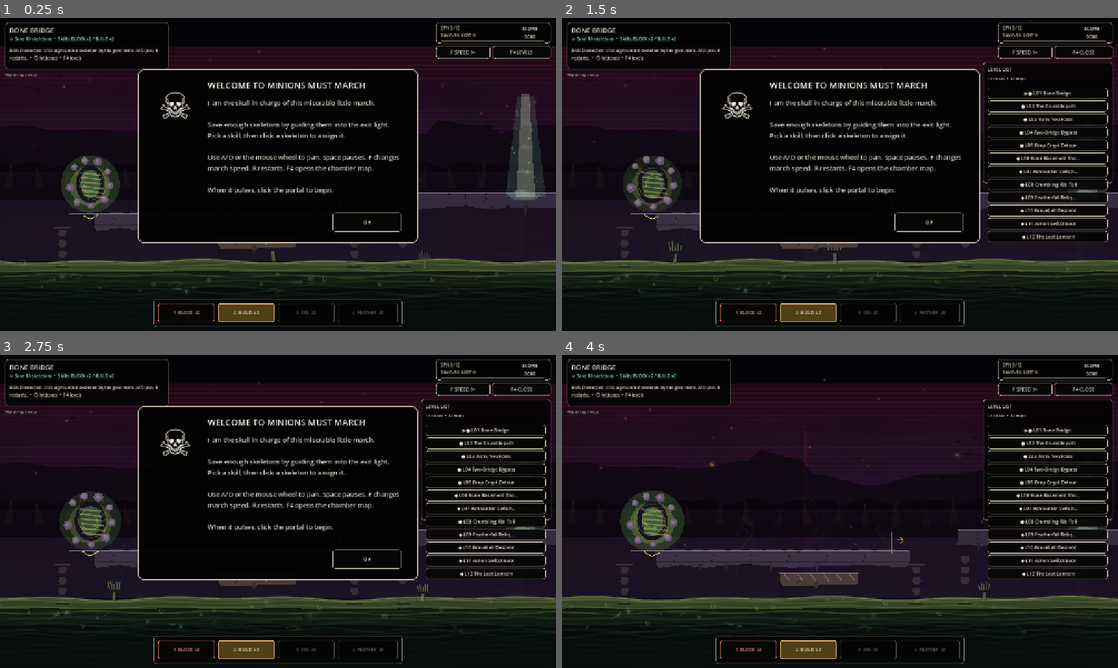
Above: before the commit, frames 1-4 (two rows, left to right).
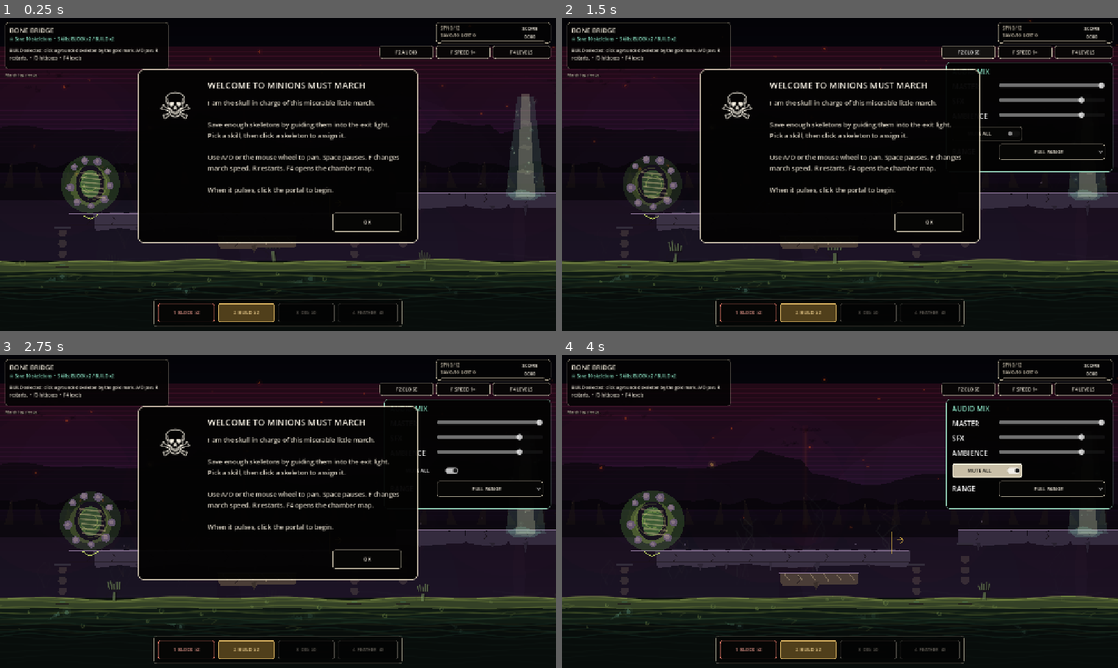
Above: after the commit, the same moments.

Repository: pwshfan1980h/minions-must-march
Game: Godot game, scene res://scenes/GameRoot.tscn
Two runs of this game, one before a commit and one after it. Both use one fixed random seed, a clock stepped at 60 frames per second and the inputs below. Sound files missing from this copy of the repository are replaced by a short silence.
Inputs (mouse positions are in pixels of both pictures, inside the frame that each line leads up to):
- Up to frame 1 (0.25 s): no input
- Up to frame 2 (1.5 s): click "F4 LEVELS" at 0.5 s; click (967, 52) at 1.25 s, where only the run after the commit has a clickable "F2 AUDIO"
- Up to frame 3 (2.75 s): click (422, 470) at 2 s, where only the run after the commit has a clickable "MUTE ALL"
- Up to frame 4 (4 s): click (1051, 489) at 2.75 s, where only the run after the commit has a clickable "FULL RANGE"; click "OK" at 3.5 s

The runs differ from the first frame. In frame 1, 0.4% of the frame differs, in the area x 68-78%, y 8-14%; in frame 2, 6.3%; in frame 3, 6.5%; in frame 4, 8.2%, in the area x 68-99%, y 8-72%.

Commit message:
Add persistent audio settings

Diff:
--- a/scenes/ui/GameUI.tscn
+++ b/scenes/ui/GameUI.tscn
@@ -79,6 +79,14 @@
 tooltip_text = "March speed: 1× (F cycles)"
 text = "F SPEED 1×"
 
+[node name="SettingsButton" type="Button" parent="."]
+offset_left = 874.0
+offset_top = 64.0
+offset_right = 998.0
+offset_bottom = 94.0
+focus_mode = 0
+text = "F2 AUDIO"
+
 [node name="LevelListToggleButton" type="Button" parent="."]
 offset_left = 1134.0
 offset_top = 64.0
@@ -86,6 +94,90 @@
 offset_bottom = 94.0
 focus_mode = 0
 text = "F4 LEVELS"
+
+[node name="SettingsPanel" type="Panel" parent="."]
+visible = false
+offset_left = 884.0
+offset_top = 102.0
+offset_right = 1268.0
+offset_bottom = 354.0
+
+[node name="SettingsTitle" type="Label" parent="SettingsPanel"]
+offset_left = 14.0
+offset_top = 10.0
+offset_right = 370.0
+offset_bottom = 32.0
+text = "AUDIO MIX"
+
+[node name="MasterLabel" type="Label" parent="SettingsPanel"]
+offset_left = 14.0
+offset_top = 44.0
+offset_right = 118.0
+offset_bottom = 64.0
+text = "MASTER"
+
+[node name="MasterSlider" type="HSlider" parent="SettingsPanel"]
+offset_left = 122.0
+offset_top = 42.0
+offset_right = 366.0
+offset_bottom = 64.0
+min_value = -30.0
+max_value = 0.0
+step = 1.0
+
+[node name="SfxLabel" type="Label" parent="SettingsPanel"]
+offset_left = 14.0
+offset_top = 78.0
+offset_right = 118.0
+offset_bottom = 98.0
+text = "SFX"
+
+[node name="SfxSlider" type="HSlider" parent="SettingsPanel"]
+offset_left = 122.0
+offset_top = 76.0
+offset_right = 366.0
+offset_bottom = 98.0
+min_value = -24.0
+max_value = 6.0
+step = 1.0
+
+[node name="AmbienceLabel" type="Label" parent="SettingsPanel"]
+offset_left = 14.0
+offset_top = 112.0
+offset_right = 118.0
+offset_bottom = 132.0
+text = "AMBIENCE"
+
+[node name="AmbienceSlider" type="HSlider" parent="SettingsPanel"]
+offset_left = 122.0
+offset_top = 110.0
+offset_right = 366.0
+offset_bottom = 132.0
+min_value = -24.0
+max_value = 6.0
+step = 1.0
+
+[node name="MuteCheck" type="CheckButton" parent="SettingsPanel"]
+offset_left = 14.0
+offset_top = 148.0
+offset_right = 176.0
+offset_bottom = 180.0
+focus_mode = 0
+text = "MUTE ALL"
+
+[node name="RangeLabel" type="Label" parent="SettingsPanel"]
+offset_left = 14.0
+offset_top = 194.0
+offset_right = 118.0
+offset_bottom = 216.0
+text = "RANGE"
+
+[node name="RangeOption" type="OptionButton" parent="SettingsPanel"]
+offset_left = 122.0
+offset_top = 188.0
+offset_right = 366.0
+offset_bottom = 224.0
+focus_mode = 0
 
 [node name="SkillDock" type="Panel" parent="."]
 offset_left = 354.0
--- a/scripts/audio/sfx_player.gd
+++ b/scripts/audio/sfx_player.gd
@@ -71,6 +71,13 @@
 var _ambience_player: AudioStreamPlayer
 var _ambience_tween: Tween
 var _biome_profile := ""
+var _mix_settings := {
+	"master_db": 0.0,
+	"sfx_db": 0.0,
+	"ambience_db": 0.0,
+	"muted": false,
+	"dynamic_range": "full",
+}
 
 func _ready() -> void:
 	_rng.randomize()
@@ -131,6 +138,21 @@
 		AudioServer.set_bus_name(index, bus_name)
 	AudioServer.set_bus_volume_db(index, volume_db)
 
+func apply_mix_settings(settings: Dictionary) -> void:
+	for key in _mix_settings.keys():
+		if settings.has(key):
+			_mix_settings[key] = settings[key]
+	var night_mode := String(_mix_settings["dynamic_range"]) == "night"
+	var master_index := AudioServer.get_bus_index("Master")
+	var world_index := AudioServer.get_bus_index("World SFX")
+	var ui_index := AudioServer.get_bus_index("UI SFX")
+	var ambience_index := AudioServer.get_bus_index("Ambience")
+	AudioServer.set_bus_mute(master_index, bool(_mix_settings["muted"]))
+	AudioServer.set_bus_volume_db(master_index, float(_mix_settings["master_db"]))
+	AudioServer.set_bus_volume_db(world_index, (-5.0 if night_mode else -1.5) + float(_mix_settings["sfx_db"]))
+	AudioServer.set_bus_volume_db(ui_index, (-5.0 if night_mode else -3.0) + float(_mix_settings["sfx_db"]))
+	AudioServer.set_bus_volume_db(ambience_index, (-2.0 if night_mode else -4.0) + float(_mix_settings["ambience_db"]))
+
 func set_biome_profile(profile: String) -> void:
 	if DisplayServer.get_name() == "headless":
 		return
--- a/scripts/core/game_root.gd
+++ b/scripts/core/game_root.gd
@@ -34,7 +34,9 @@
 	game_ui.pause_toggled.connect(_toggle_pause_inspect)
 	game_ui.speed_requested.connect(_set_march_speed)
 	game_ui.job_selected.connect(_on_job_selected)
+	game_ui.audio_settings_changed.connect(sfx.apply_mix_settings)
 	sfx.set_biome_profile(String(LevelState.config().get("biome", "crypt")))
+	sfx.apply_mix_settings(game_ui.get_audio_settings())
 	game_ui.update_stats(level_controller.get_stats())
 	_maybe_capture_screenshot()
 
--- a/scripts/tools/capture_campaign_level.gd
+++ b/scripts/tools/capture_campaign_level.gd
@@ -15,3 +15,5 @@
 	await process_frame
 	game_root.get_node("GameUI/TutorialPopup").hide()
 	game_root.get_node("LevelController/MinionRoot").start_spawning()
+	if OS.get_environment("MMM_CAPTURE_SETTINGS") == "1":
+		game_root.get_node("GameUI").call("_toggle_audio_settings")
--- a/scripts/ui/game_ui.gd
+++ b/scripts/ui/game_ui.gd
@@ -7,6 +7,7 @@
 signal level_selected(level_number: int)
 signal pause_toggled
 signal speed_requested(multiplier: float)
+signal audio_settings_changed(settings: Dictionary)
 
 @onready var job_bar: Panel = $JobBar
 @onready var mission_label: Label = $JobBar/MissionLabel
@@ -19,6 +20,18 @@
 @onready var rescue_progress: ProgressBar = $StatsPanel/RescueProgress
 @onready var level_list_toggle_button: Button = $LevelListToggleButton
 @onready var speed_button: Button = $SpeedButton
+@onready var settings_button: Button = $SettingsButton
+@onready var settings_panel: Panel = $SettingsPanel
+@onready var settings_title: Label = $SettingsPanel/SettingsTitle
+@onready var master_label: Label = $SettingsPanel/MasterLabel
+@onready var master_slider: HSlider = $SettingsPanel/MasterSlider
+@onready var sfx_label: Label = $SettingsPanel/SfxLabel
+@onready var sfx_slider: HSlider = $SettingsPanel/SfxSlider
+@onready var ambience_label: Label = $SettingsPanel/AmbienceLabel
+@onready var ambience_slider: HSlider = $SettingsPanel/AmbienceSlider
+@onready var mute_check: CheckButton = $SettingsPanel/MuteCheck
+@onready var range_label: Label = $SettingsPanel/RangeLabel
+@onready var range_option: OptionButton = $SettingsPanel/RangeOption
 @onready var skill_dock: Panel = $SkillDock
 @onready var chamber_map: Panel = $ChamberMap
 @onready var chamber_title: Label = $ChamberMap/ChamberTitle
@@ -55,6 +68,13 @@
 var _march_speed := 1
 var _feedback_flash: ColorRect
 var _feedback_tween: Tween
+var _audio_settings := {
+	"master_db": 0.0,
+	"sfx_db": 0.0,
+	"ambience_db": 0.0,
+	"muted": false,
+	"dynamic_range": "full",
+}
 static var tutorial_seen_this_session := false
 
 const COLOR_BONE := Color("f1eadb")
@@ -79,13 +99,16 @@
 	featherfall_button.pressed.connect(_select_featherfall)
 	level_list_toggle_button.pressed.connect(_toggle_level_list)
 	speed_button.pressed.connect(_cycle_march_speed)
+	settings_button.pressed.connect(_toggle_audio_settings)
 	tutorial_ok_button.pressed.connect(_dismiss_tutorial_popup)
+	_configure_audio_settings()
 	if tutorial_seen_this_session:
 		tutorial_popup.hide()
 	else:
 		tutorial_popup.show()
 		tutorial_seen_this_session = true
 	chamber_map.hide()
+	settings_panel.hide()
 	_populate_chamber_map()
 	_update_event_log()
 	_update_job_buttons()
@@ -290,6 +313,8 @@
 			pause_toggled.emit()
 		elif event.keycode == KEY_F4:
 			_toggle_level_list()
+		elif event.keycode == KEY_F2:
+			_toggle_audio_settings()
 		elif event.keycode == KEY_F:
 			_cycle_march_speed()
 
@@ -298,7 +323,68 @@
 
 func _toggle_level_list() -> void:
 	chamber_map.visible = not chamber_map.visible
+	if chamber_map.visible:
+		settings_panel.hide()
 	level_list_toggle_button.text = "F4 CLOSE" if chamber_map.visible else "F4 LEVELS"
+
+func _toggle_audio_settings() -> void:
+	settings_panel.visible = not settings_panel.visible
+	if settings_panel.visible:
+		chamber_map.hide()
+		level_list_toggle_button.text = "F4 LEVELS"
+	settings_button.text = "F2 CLOSE" if settings_panel.visible else "F2 AUDIO"
+
+func get_audio_settings() -> Dictionary:
+	return _audio_settings.duplicate(true)
+
+func _configure_audio_settings() -> void:
+	range_option.add_item("FULL RANGE")
+	range_option.add_item("NIGHT MODE")
+	_load_audio_settings()
+	master_slider.value = float(_audio_settings["master_db"])
+	sfx_slider.value = float(_audio_settings["sfx_db"])
+	ambience_slider.value = float(_audio_settings["ambience_db"])
+	mute_check.button_pressed = bool(_audio_settings["muted"])
+	range_option.select(1 if String(_audio_settings["dynamic_range"]) == "night" else 0)
+	master_slider.value_changed.connect(func(value: float) -> void:
+		_audio_settings["master_db"] = value
+		audio_settings_changed.emit(get_audio_settings())
+	)
+	sfx_slider.value_changed.connect(func(value: float) -> void:
+		_audio_settings["sfx_db"] = value
+		audio_settings_changed.emit(get_audio_settings())
+	)
+	ambience_slider.value_changed.connect(func(value: float) -> void:
+		_audio_settings["ambience_db"] = value
+		audio_settings_changed.emit(get_audio_settings())
+	)
+	master_slider.drag_ended.connect(func(_changed: bool) -> void: _save_audio_settings())
+	sfx_slider.drag_ended.connect(func(_changed: bool) -> void: _save_audio_settings())
+	ambience_slider.drag_ended.connect(func(_changed: bool) -> void: _save_audio_settings())
+	mute_check.toggled.connect(func(enabled: bool) -> void:
+		_audio_settings["muted"] = enabled
+		_save_audio_settings()
+		audio_settings_changed.emit(get_audio_settings())
+	)
+	range_option.item_selected.connect(func(index: int) -> void:
+		_audio_settings["dynamic_range"] = "night" if index == 1 else "full"
+		_save_audio_settings()
+		audio_settings_changed.emit(get_audio_settings())
+	)
+
+func _load_audio_settings() -> void:
+	var config := ConfigFile.new()
+	if config.load("user://settings.cfg") != OK:
+		return
+	for key in _audio_settings.keys():
+		_audio_settings[key] = config.get_value("audio", key, _audio_settings[key])
+
+func _save_audio_settings() -> void:
+	var config := ConfigFile.new()
+	config.load("user://settings.cfg")
+	for key in _audio_settings.keys():
+		config.set_value("audio", key, _audio_settings[key])
+	config.save("user://settings.cfg")
 
 func _cycle_march_speed() -> void:
 	_march_speed = 1 if _march_speed >= 3 else _march_speed + 1
@@ -372,7 +458,7 @@
 	chamber_map.add_theme_stylebox_override("panel", _panel_box(Color(0.012, 0.012, 0.011, 0.86), Color(0.70, 0.68, 0.62, 0.54), 1, 6))
 	tutorial_popup.add_theme_stylebox_override("panel", _panel_box(Color(0.012, 0.011, 0.010, 0.96), Color(0.88, 0.84, 0.74, 0.82), 2, 12))
 
-	for label in [mission_label, goal_label, objective_collapse …(141 unchanged characters)… ull_label, tutorial_title, tutorial_text]:
+	for label in [mission_label, goal_label, objective_collapse …(141 unchanged characters)… ull_label, tutorial_title, tutorial_text, settings_title, master_label, sfx_label, ambience_label, range_label]:
 		label.add_theme_font_override("font", _spooky_font)
 		label.add_theme_color_override("font_shadow_color", Color(0.0, 0.0, 0.0, 0.88))
 		label.add_theme_constant_override("shadow_offset_x", 1)
@@ -426,7 +512,12 @@
 		button.alignment = HORIZONTAL_ALIGNMENT_CENTER
 	_style_utility_button(level_list_toggle_button)
 	_style_utility_button(speed_button)
+	_style_utility_button(settings_button)
+	_style_utility_button(mute_check)
+	_style_utility_button(range_option)
 	_style_utility_button(tutorial_ok_button)
+	settings_panel.add_theme_stylebox_override("panel", _panel_box(Color(0.012, 0.011, 0.010, 0.96), Color(0.58, 0.82, 0.72, 0.76), 1, 8))
+	settings_title.add_theme_color_override("font_color", COLOR_RESCUE)
 	rescue_progress.show_percentage = false
 	rescue_progress.add_theme_stylebox_override("background", _panel_box(Color(0.04, 0.035, 0.03, 0.95), Color(0.36, 0.34, 0.30, 0.9), 1, 3))
 	rescue_progress.add_theme_stylebox_override("fill", _panel_box(COLOR_RESCUE.darkened(0.18), COLOR_RESCUE.lightened(0.22), 1, 3))
Not shown, changed: scripts/tools/headless_feature_checks.py
